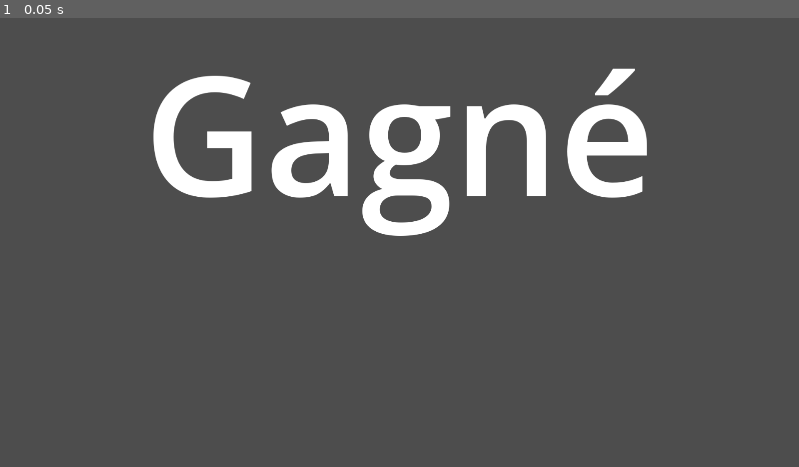
Above: before the commit, frame 1.
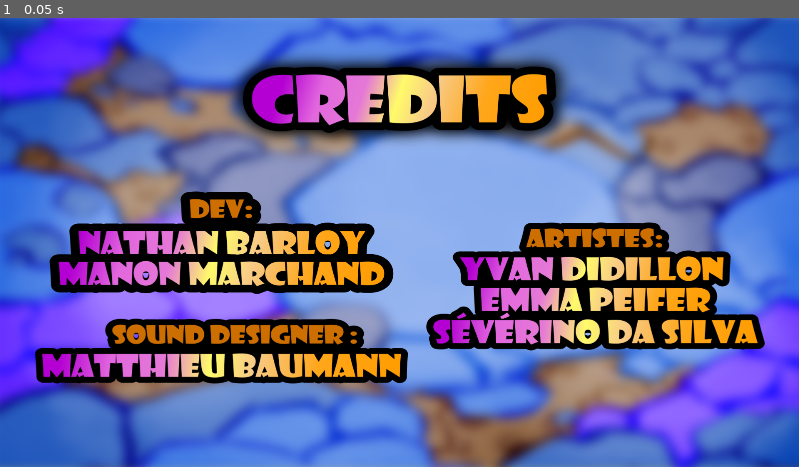
Above: after the commit, the same moment.

Repository: nathanBarloy/no-crunch-2026
Game: Godot game, scene res://title_screen/end_screen.tscn
The game is run twice, just before and just after one commit, with the same random seed, the same clock (stepped at 60 frames per second) and the same inputs. This scene is started directly instead of the project's main scene. Sound files missing from this copy of the repository are replaced by a short silence.
Inputs:
- Up to frame 1 (0.05 s): no input

The runs differ from the first frame. In frame 1, 99% of the frame differs, in the area x 0-100%, y 0-100%.

Commit message:
feat: Add credits

Diff:
--- a/no-crunch-2026/title_screen/end_screen.tscn
+++ b/no-crunch-2026/title_screen/end_screen.tscn
@@ -1,10 +1,9 @@
 [gd_scene format=3 uid="uid://cicsqqjrjr5ed"]
+
+[ext_resource type="Texture2D" uid="uid://c6q08pwdsu64w" path="res://title_screen/credits.png" id="1_1bhlu"]
 
 [node name="EndScreen" type="Node2D" unique_id=884341636]
 
-[node name="Label" type="Label" parent="." unique_id=1063166821]
-offset_right = 1920.0
-offset_bottom = 760.0
-theme_override_font_sizes/font_size = 400
-text = "Gagné"
-horizontal_alignment = 1
+[node name="Sprite2D" type="Sprite2D" parent="." unique_id=997492044]
+texture = ExtResource("1_1bhlu")
+centered = false
Binary file added: no-crunch-2026/title_screen/credits.png
Not shown, added: no-crunch-2026/title_screen/credits.png.import
